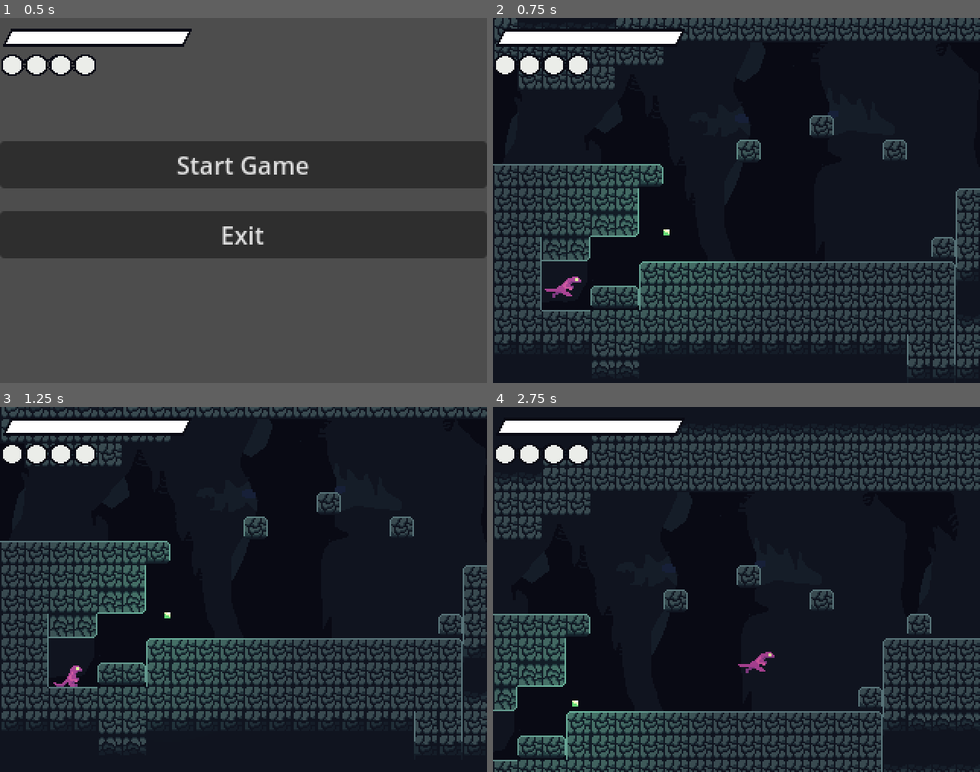
Above: before the commit, frames 1-4 (two rows, left to right).
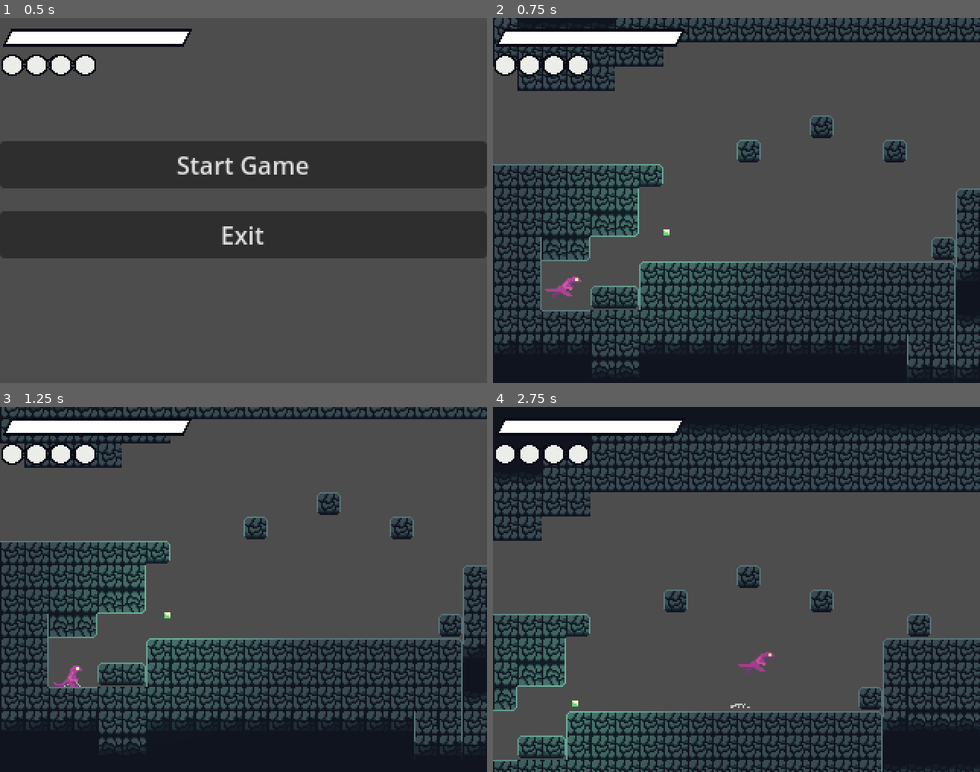
Above: after the commit, the same moments.

Repository: Liakatido/MVM19
Game: Godot game, scene res://scenes/game.tscn
Same seed, same stepped clock (60 frames per second), same inputs: the game is played once before the commit and once after it.
Inputs:
- Up to frame 1 (0.5 s): no input
- Up to frame 2 (0.75 s): click "Start Game" at 0.5 s
- Up to frame 3 (1.25 s): no input
- Up to frame 4 (2.75 s): tap Enter (ui_accept) at 1.25 s; hold X (attack) 1.28-2.03 s; hold Right (right) from 1.28 s (still down); tap Z (jump) at 1.52, 1.82, 2.27, 2.57 s; tap C (dash) at 1.55, 2.1 s; tap V (spit) at 2.3 s

Frame 1 is identical in both runs. In frame 2, 48% of the frame differs, in the area x 0-100%, y 6-80%; in frame 3, 48%; in frame 4, 50%, in the area x 0-100%, y 23-97%.

Commit message:
added dust particles and crouch

Diff:
--- a/project.godot
+++ b/project.godot
@@ -57,6 +57,11 @@
 "events": [Object(InputEventKey,"resource_local_to_scene":false,"resource_name":"","device":-1,"window_id":0,"alt_pressed":false,"shift_pressed":false,"ctrl_pressed":false,"meta_pressed":false,"pressed":false,"keycode":0,"physical_keycode":86,"key_label":0,"unicode":118,"echo":false,"script":null)
 ]
 }
+down={
+"deadzone": 0.5,
+"events": [Object(InputEventKey,"resource_local_to_scene":false,"resource_name":"","device":-1,"window_id":0,"alt_pressed":false,"shift_pressed":false,"ctrl_pressed":false,"meta_pressed":false,"pressed":false,"keycode":0,"physical_keycode":4194322,"key_label":0,"unicode":0,"echo":false,"script":null)
+]
+}
 
 [rendering]
 
--- a/scenes/player/player.gd
+++ b/scenes/player/player.gd
@@ -14,6 +14,7 @@
 @onready var dash_audio = $DashAudio
 @onready var dash_particles = $DashParticles
 @onready var attack_marker = $AttackMarker
+@onready var dust_particles = $DustParticles
 
 const SPEED = 85.0
 const JUMP_VELOCITY = -190.0
@@ -24,6 +25,7 @@
 
 var orientation : Vector2 = Vector2.RIGHT
 var disabled : bool = false
+var was_on_floor : bool = true
 
 # attack data
 const ATTACK_COOLDOWN : float = 0.4
@@ -45,10 +47,20 @@
 const SPIT_COOLDOWN = 2.0
 var spit_ticker : float
 var can_spit : bool = true
+var spitting : bool = false
+
+# crouch data
+var crouching : bool = false
+var original_sprite_pos : Vector2
+var crouch_sprite_pos : Vector2
 
 
 func _ready():
 	attack_marker_x = attack_marker.position.x
+
+	# setup crouch data
+	original_sprite_pos = sprite.position
+	crouch_sprite_pos = original_sprite_pos + Vector2(0, 1)
 
 func _unhandled_input(event):
 	if event.is_action_pressed("attack") and can_attack and not dashing:
@@ -59,19 +71,33 @@
 		attack.global_position = attack_marker.global_position
 		attack.do_attack(orientation)
 		animations.play("attack")
+
 	if event.is_action_pressed("dash") and can_dash:
 		dash_audio.play()
 		can_dash = false
 		animations.play("dash")
 		dashing = true
 		dash_particles.emitting = true
+
 	if event.is_action_pressed("spit") and can_spit and not dashing:
 		var spit = Spit.instantiate()
 		spit.set_orientation(orientation)
-		can_spit = false
 		spit.global_position = self.global_position + Vector2(orientation.x*5, -10)
 		get_parent().add_child(spit)
+		can_spit = false
+		# spit animation
+		animations.play("shoot")
+		spitting = true
+
 		spit_audio.play()
+
+	if event.is_action_pressed("down") and not dashing and not spitting:
+		animations.play("down")
+		crouching = true
+		sprite.position = crouch_sprite_pos
+
+	if event.is_action_released("down"):
+		reset_after_crouch()
 
 
 func _process(delta):
@@ -104,6 +130,7 @@
 			can_spit = true
 
 func _physics_process(delta):
+	check_floor()
 	if disabled:
 		return
 
@@ -120,6 +147,8 @@
 	# Handle Jump.
 	if Input.is_action_just_pressed("jump") and is_on_floor():
 		jump_audio.play()
+		dust_particles.restart()
+		dust_particles.emitting = true
 		velocity.y = JUMP_VELOCITY
 
 	var direction = Input.get_axis("left", "right")
@@ -145,9 +174,37 @@
 
 	# handle animations
 	var attacking = animations.current_animation == "attack" and animations.is_playing()
-	if direction != 0 and is_on_floor() and not attacking:
+	if direction != 0 and is_on_floor() and not attacking and not spitting:
 		animations.play("run")
-	if direction == 0 and is_on_floor() and not attacking:
+	if direction == 0 and is_on_floor() and not attacking and not spitting and not crouching:
+		reset_after_crouch() # sometimes crouch isn't cleaned properly, clean here just in case
 		animations.play("idle")
-	if not is_on_floor() and not attacking:
+	if not is_on_floor() and not attacking and not spitting:
 		animations.play("jump")
+
+# checks if player was touching floor on the previous frame
+# and does what is needed depending the case
+func check_floor():
+	if is_on_floor() and not was_on_floor:
+		dust_particles.restart()
+		dust_particles.emitting = true
+		was_on_floor = true
+
+	if not is_on_floor() and was_on_floor:
+		was_on_floor = false
+
+func reset_after_crouch():
+	sprite.scale = Vector2(1, 1)
+	sprite.position = original_sprite_pos
+	crouching = false
+
+# handle cleaning after animations finish, when needed
+func _on_animation_player_animation_finished(anim_name):
+	match anim_name:
+		"shoot":
+			spitting = false
+
+
+func _on_animation_player_animation_started(anim_name):
+	if anim_name != "down" and crouching:
+		reset_after_crouch()
--- a/scenes/player/player.tscn
+++ b/scenes/player/player.tscn
@@ -8,10 +8,17 @@
 [ext_resource type="AudioStream" uid="uid://bl33gc0ceut4j" path="res://assets/sounds/player/attack.ogg" id="5_bq6ic"]
 [ext_resource type="AudioStream" uid="uid://crjj7bdivn0vf" path="res://assets/sounds/player/dash.ogg" id="7_hclhd"]
 [ext_resource type="AudioStream" uid="uid://5pvtgkqln6ir" path="res://assets/sounds/player/spit.ogg" id="8_cexea"]
-[ext_resource type="Texture2D" uid="uid://c5732q3cgouvf" path="res://assets/backgrounds/caves1.png" id="9_b274i"]
+[ext_resource type="Texture2D" uid="uid://cqiksaji3x2wf" path="res://assets/particles/dust.png" id="9_hkxte"]
 
 [sub_resource type="RectangleShape2D" id="RectangleShape2D_dcpus"]
 size = Vector2(8.5, 13.5)
+
+[sub_resource type="Curve" id="Curve_3hy4q"]
+_data = [Vector2(0.032967, 1), 0.0, 0.0, 0, 0, Vector2(0.994506, 0.290909), 0.0, 0.0, 0, 0]
+point_count = 2
+
+[sub_resource type="Gradient" id="Gradient_1tm7x"]
+colors = PackedColorArray(1, 1, 1, 0.8, 1, 1, 1, 0.623529)
 
 [sub_resource type="Animation" id="Animation_4dop6"]
 length = 0.001
@@ -26,6 +33,28 @@
 "transitions": PackedFloat32Array(1),
 "update": 0,
 "values": [Rect2(0, 0, 32, 32)]
+}
+tracks/1/type = "bezier"
+tracks/1/imported = false
+tracks/1/enabled = true
+tracks/1/path = NodePath("Sprite2D:scale:x")
+tracks/1/interp = 1
+tracks/1/loop_wrap = true
+tracks/1/keys = {
+"handle_modes": PackedInt32Array(0),
+"points": PackedFloat32Array(1, -0.25, 0, 0.25, 0),
+"times": PackedFloat32Array(0)
+}
+tracks/2/type = "bezier"
+tracks/2/imported = false
+tracks/2/enabled = true
+tracks/2/path = NodePath("Sprite2D:scale:y")
+tracks/2/interp = 1
+tracks/2/loop_wrap = true
+tracks/2/keys = {
+"handle_modes": PackedInt32Array(0),
+"points": PackedFloat32Array(1, -0.25, 0, 0.25, 0),
+"times": PackedFloat32Array(0)
 }
 
 [sub_resource type="Animation" id="Animation_5qux8"]
@@ -130,14 +159,70 @@
 }]
 }
 
+[sub_resource type="Animation" id="Animation_gvm56"]
+resource_name = "down"
+length = 0.3
+tracks/0/type = "value"
+tracks/0/imported = false
+tracks/0/enabled = true
+tracks/0/path = NodePath("Sprite2D:region_rect")
+tracks/0/interp = 1
+tracks/0/loop_wrap = true
+tracks/0/keys = {
+"times": PackedFloat32Array(0, 0.1),
+"transitions": PackedFloat32Array(1, 1),
+"update": 1,
+"values": [Rect2(0, 160, 32, 32), Rect2(32, 160, 32, 32)]
+}
+tracks/1/type = "bezier"
+tracks/1/imported = false
+tracks/1/enabled = true
+tracks/1/path = NodePath("Sprite2D:scale:x")
+tracks/1/interp = 1
+tracks/1/loop_wrap = true
+tracks/1/keys = {
+"handle_modes": PackedInt32Array(0),
+"points": PackedFloat32Array(1.1, -0.25, 0, 0.25, 0),
+"times": PackedFloat32Array(0.2)
+}
+tracks/2/type = "bezier"
+tracks/2/imported = false
+tracks/2/enabled = true
+tracks/2/path = NodePath("Sprite2D:scale:y")
+tracks/2/interp = 1
+tracks/2/loop_wrap = true
+tracks/2/keys = {
+"handle_modes": PackedInt32Array(0),
+"points": PackedFloat32Array(0.95, -0.25, 0, 0.25, 0),
+"times": PackedFloat32Array(0.2)
+}
+
+[sub_resource type="Animation" id="Animation_ewou4"]
+resource_name = "shoot"
+length = 0.2
+tracks/0/type = "value"
+tracks/0/imported = false
+tracks/0/enabled = true
+tracks/0/path = NodePath("Sprite2D:region_rect")
+tracks/0/interp = 1
+tracks/0/loop_wrap = true
+tracks/0/keys = {
+"times": PackedFloat32Array(0),
+"transitions": PackedFloat32Array(1),
+"update": 0,
+"values": [Rect2(0, 192, 32, 32)]
+}
+
 [sub_resource type="AnimationLibrary" id="AnimationLibrary_yeykl"]
 _data = {
 "RESET": SubResource("Animation_4dop6"),
 "attack": SubResource("Animation_5qux8"),
 "dash": SubResource("Animation_oo870"),
+"down": SubResource("Animation_gvm56"),
 "idle": SubResource("Animation_julyj"),
 "jump": SubResource("Animation_do1lq"),
-"run": SubResource("Animation_0y1uh")
+"run": SubResource("Animation_0y1uh"),
+"shoot": SubResource("Animation_ewou4")
 }
 
 [sub_resource type="RectangleShape2D" id="RectangleShape2D_htvlh"]
@@ -159,6 +244,29 @@
 texture = ExtResource("2_uowsm")
 gravity = Vector2(0, 0)
 
+[node name="DustParticles" type="CPUParticles2D" parent="."]
+emitting = false
+amount = 15
+one_shot = true
+speed_scale = 2.0
+explosiveness = 1.0
+texture = ExtResource("9_hkxte")
+emission_shape = 3
+emission_rect_extents = Vector2(6, 1)
+direction = Vector2(0, -1)
+gravity = Vector2(0, 0)
+initial_velocity_min = 2.0
+initial_velocity_max = 4.0
+angular_velocity_min = 20.0
+angular_velocity_max = 30.0
+damping_min = 2.0
+damping_max = 5.0
+angle_max = 180.0
+scale_amount_min = 0.15
+scale_amount_max = 0.3
+scale_amount_curve = SubResource("Curve_3hy4q")
+color_ramp = SubResource("Gradient_1tm7x")
+
 [node name="Sprite2D" type="Sprite2D" parent="."]
 position = Vector2(1, -16)
 texture = ExtResource("2_q41ka")
@@ -209,16 +317,5 @@
 [node name="AttackMarker" type="Marker2D" parent="."]
 position = Vector2(10, -7)
 
-[node name="Background" type="ParallaxBackground" parent="."]
-follow_viewport_enabled = true
-scroll_base_scale = Vector2(0.3, 0.3)
-
-[node name="ParallaxLayer" type="ParallaxLayer" parent="Background"]
-motion_mirroring = Vector2(1, 1)
-
-[node name="TextureRect" type="TextureRect" parent="Background/ParallaxLayer"]
-texture_repeat = 2
-offset_right = 1086.0
-offset_bottom = 700.0
-texture = ExtResource("9_b274i")
-stretch_mode = 1
+[connection signal="animation_changed" from="AnimationPlayer" to="." method="_on_animation_player_animation_changed"]
+[connection signal="animation_started" from="AnimationPlayer" to="." method="_on_animation_player_animation_started"]
Binary file added: assets/bite.aseprite
Binary file added: assets/bite.png
Not shown, added: assets/bite.png.import
Binary file added: assets/particles/dust.aseprite
Binary file added: assets/particles/dust.png
Not shown, added: assets/particles/dust.png.import
Binary file changed: assets/player.aseprite
Binary file changed: assets/player.png
Not shown: 1 places in scenes/player/player.tscn that only renumber resources
